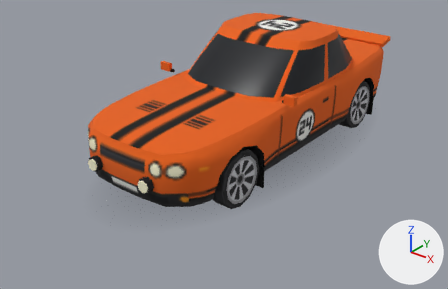
The glTF model modelos/brasa.glb as it was, and as the next commit left it.
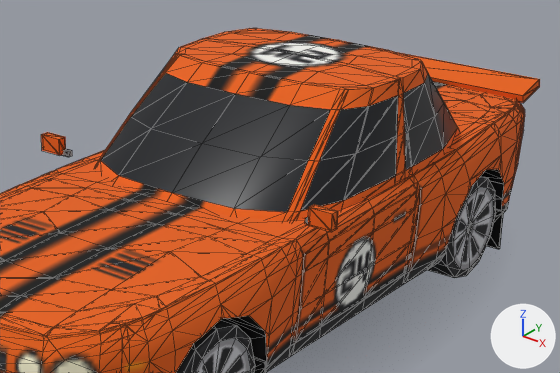
Old and new are each drawn whole from a camera (50 mm lens) standing at (3.94, -5.4, 3.21) and looking at (-0.09, -0.36, 0.09) and again close up on the part from 32% to 89% of the width and 0% to 60% of the height. The lights are fixed; the arrows at lower right show +X, +Y and +Z. The first two pictures are the older version. The close-ups show mesh edges as thin lines. Where no turn or scale is listed for an object, it has been applied to the vertices. Vertices at exactly the same position are counted once.

The first close-up shows 'Capo_malha', 'Carroceria', 'Farol', 'Porta_D_malha', 'Porta_E_malha', 'Roda_DE', 'Roda_TE', 'Tampa_malha'.
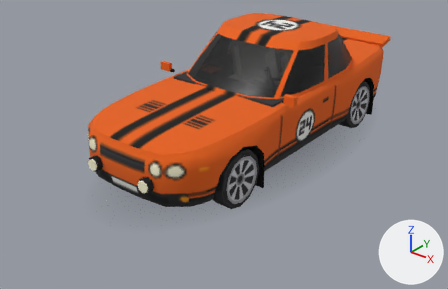
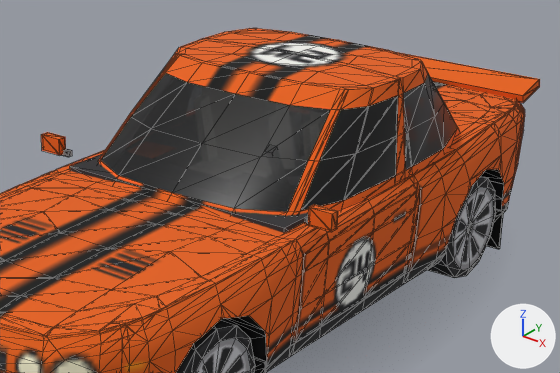
Edits to the bpy script that builds the scene:
```text
Add mat_banco:
    mat_banco = principled_material('Banco')
    mat_banco.base_color = (0.893, 0.873, 0.813)  # white #f3f0e9
    mat_banco.roughness = 1.0
Add mat_forro:
    mat_forro = principled_material('Forro')
    mat_forro.base_color = (0.029, 0.029, 0.0323)  # dark grey #303032
    mat_forro.roughness = 1.0
Change me_carroceria_001:
    used by ob_carroceria; location = (0.0, 0.0, 0.0)
    remove me_carroceria_001.from_pydata(...)  # 948 vertices, 1704 faces; spans x -0.85..0.85, y -2.08..2.24, z 0.06..1.32
    add me_carroceria_001.from_pydata(...)  # 934 vertices, 1654 faces; spans x -0.85..0.85, y -2.08..2.24, z 0.06..1.32
    me_carroceria_001 part 1
    14 vertices are removed from x -0.68..0.68, y 0.07..0.74, z 0.82..0.83
    50 faces are deleted
Change me_interior:
    used by ob_interior; location = (0.0, 0.0, 0.0)
    remove me_interior.from_pydata(...)  # 32 vertices, 48 faces; spans x -0.71..0.71, y -1.66..1.89, z 0.32..1.17
    remove me_interior.materials.append(mat_caixa)  # black #101013
    add me_interior.from_pydata(...)  # 404 vertices, 566 faces; spans x -0.75..0.75, y -1.66..2.02, z 0.29..1.25
    me_interior part 2: a new loose piece, a box spanning x -0.68..0.68, y -0.54..-0.18, z 0.56..0.83, in mat_forro (dark grey #303032)
    other edits to the shape of me_interior do not show in these pictures
    add me_interior.materials.append(mat_forro)  # dark grey #303032
    add me_interior.materials.append(mat_banco)  # white #f3f0e9
    add me_interior.materials.append(mat_cromo)  # light grey #b9bcc3
    add me_interior.materials.append(mat_preto)  # black #101013
```

Pixel boxes [x1, y1, x2, y2] of what changed, in the close-ups (560 x 373 px):
'Interior', reshaped (not visible before)
    after: [70, 149, 308, 322]
part 1 of me_carroceria_001, deleted (mostly hidden)
    before: [143, 192, 192, 208]
part 2 of me_interior, added (mostly hidden)
    after: [70, 154, 308, 233]
